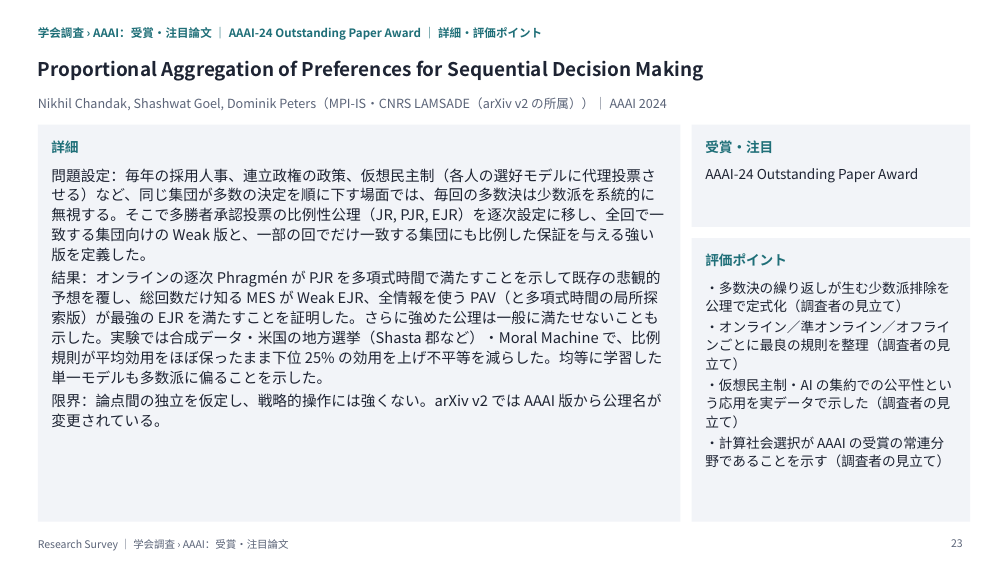
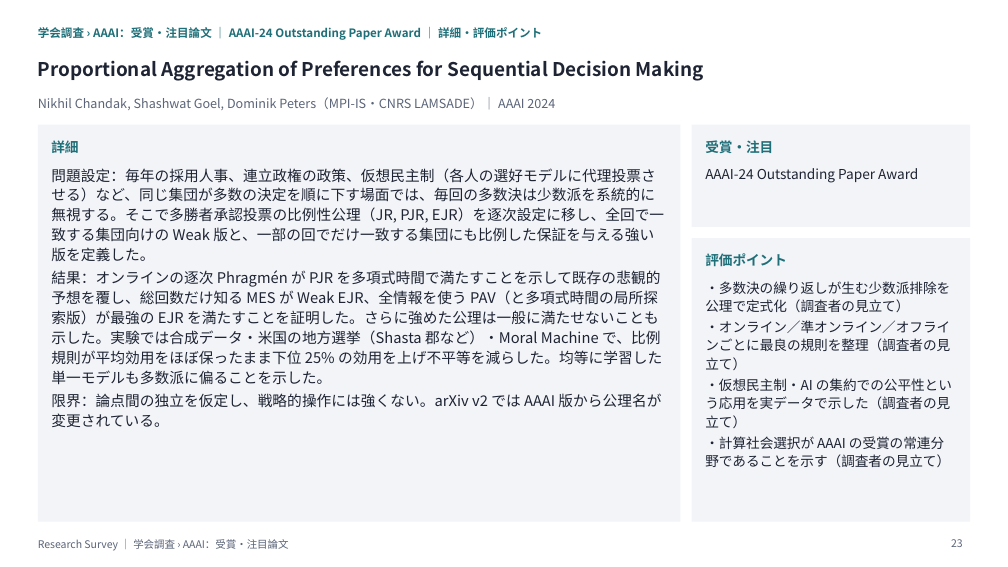
Before and after one commit to create-alt/researches, a slide deck: slide 23 of aaai/aaai.pptx. Drawn at 1008x567 pixels with LibreOffice and Linux fonts; fonts in the diff are those of the drawing. Boxes give left, top, right and bottom in pixels: in the first picture for what was removed or moved away, otherwise in the second. Text is boxed around its words. In the diff, an @@ line names an element or a change of style, - is before the commit and + after.

```diff
--- a/aaai/aaai.pptx
+++ b/aaai/aaai.pptx
@@ text at <box>38,97,555,110</box>: text changed @@
-Nikhil Chandak, Shashwat Goel, Dominik Peters（MPI-IS・CNRS LAMSADE（arXiv v2 の所属））｜ AAAI 2024
+Nikhil Chandak, Shashwat Goel, Dominik Peters（MPI-IS・CNRS LAMSADE）｜ AAAI 2024
```
Also in this commit, not shown: 3 other slides changed, 6 other files.
